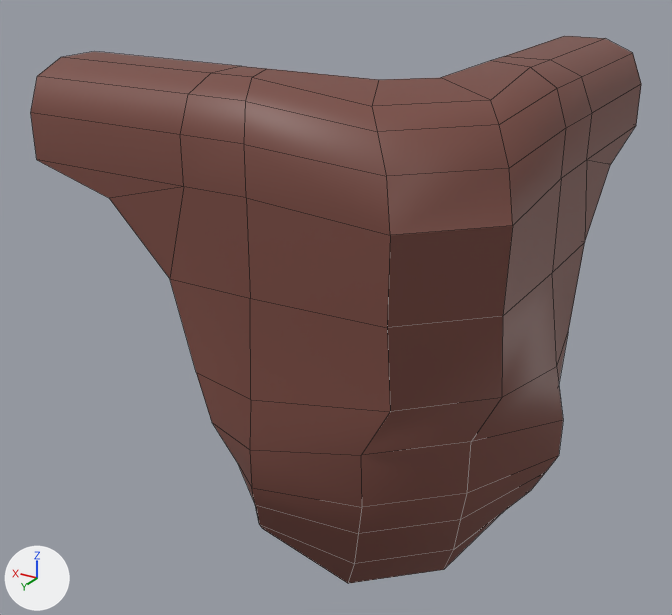
The FBX model Assets/3_3D/Meshes/Tile_v2/Drops/SM_drop_tip_single.fbx: old version first, new version second.
Both versions are drawn from a camera (50 mm lens) standing at (0.572, 0.422, 2.365) and looking at (1.886, -1.767, 1.27). The axes (+X, +Y, +Z) are drawn at lower left. The lights are the same throughout. Mesh edges are drawn as thin lines. Where no turn or scale is listed for an object, it has been applied to the vertices.

The first picture shows 'SM_drop_tip_single'.
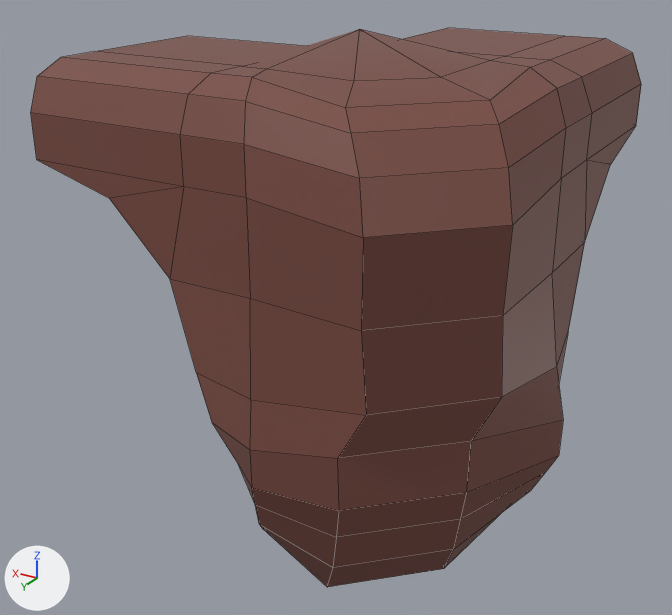
Changed parts and their boxes [x1, y1, x2, y2] in the pictures (672 x 615 px):
'SM_drop_tip_single', reshaped
    before: [31, 36, 641, 583]
    after: [31, 28, 641, 587]
part 1 of me_mesh, built on
    before: [245, 61, 561, 583]
    after: [95, 28, 563, 587]
part 2 of me_mesh, surface changed
    both: [35, 36, 634, 381]

The edits, one by one:
me_mesh is used by ob_sm_drop_tip_single; location (1.5, -1.5, 2.0).
me_mesh had 100 vertices, 87 faces and spanned x -0.332..1.0, y -1.0..0.332, z -1.368..0.0.
me_mesh now has 105 vertices, 94 faces and spans x -0.332..1.0, y -1.0..0.332, z -1.368..0.051.
Part 1, on me_mesh:
7 vertices in x -0.063..0.299, y -0.115..0.256, z -1.368..-0.077 move by (0.042, 0.043, 0.0).
5 vertices in x -0.18..0.0, y -0.099..0.016, z -1.368..0.0 move by (0.001, -0.002, 0.0).
4 vertices in x 0.045..0.164, y 0.0..0.186, z -1.348..0.0 move by (0.041, 0.042, 0.0).
3 vertices in x -0.261..-0.135, y -0.079..0.062, z -0.735..-0.036 move by (0.001, -0.003, 0.0).
3 vertices in x -0.046..0.063, y 0.117..0.23, z -0.502..-0.037 move by (0.042, 0.042, 0.0).
4 vertices move from x -0.245..-0.132, y -0.031..0.035, z -1.25..-0.077 to x -0.243..-0.13, y -0.033..0.032, z -1.25..-0.076.
5 vertices are added at (0.396, -0.5, 0.0), (0.409, -0.438, 0.051), (0.396, -1.0, 0.0), (0.5, -0.396, 0.0), (1.0, -0.396, 0.0).
7 new faces join them.
me_mesh part 2: 87 kept faces spanning x -0.332..1.0, y -1.0..0.332, z -1.368..0.0 get new texture (UV) coordinates.
